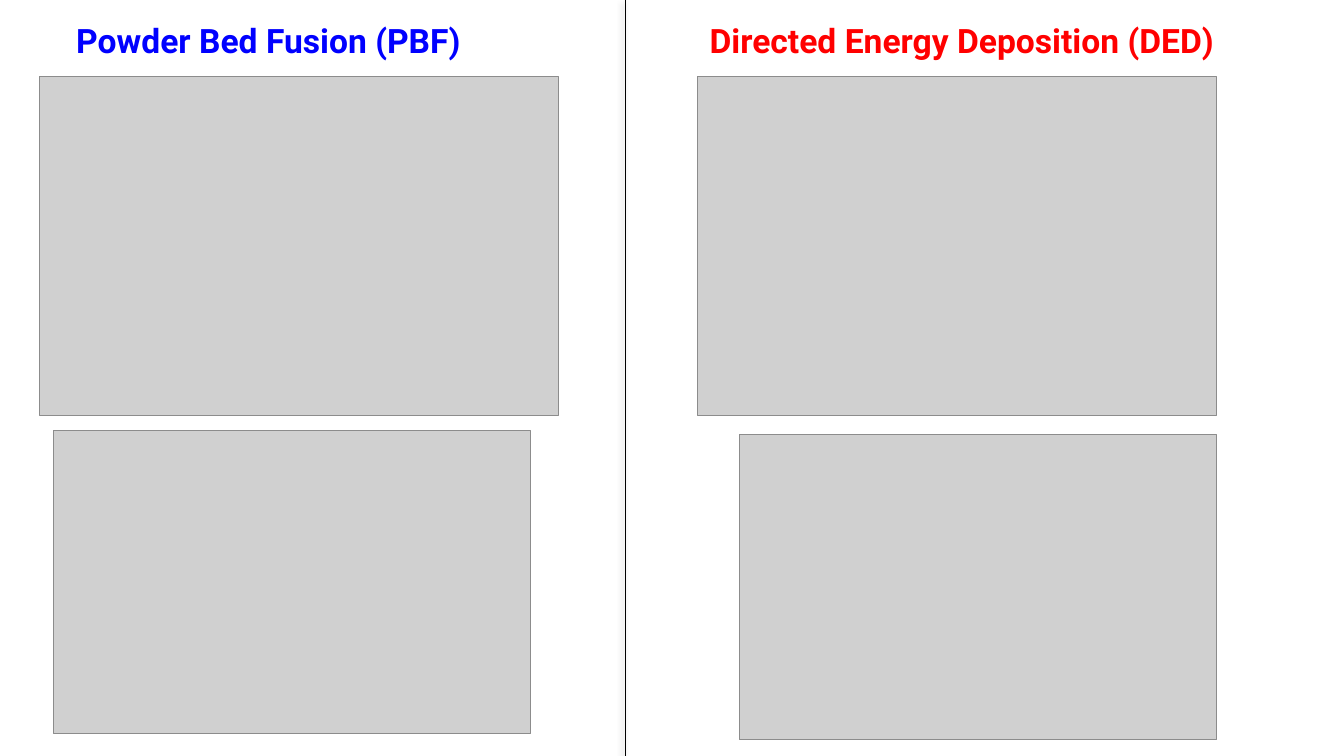
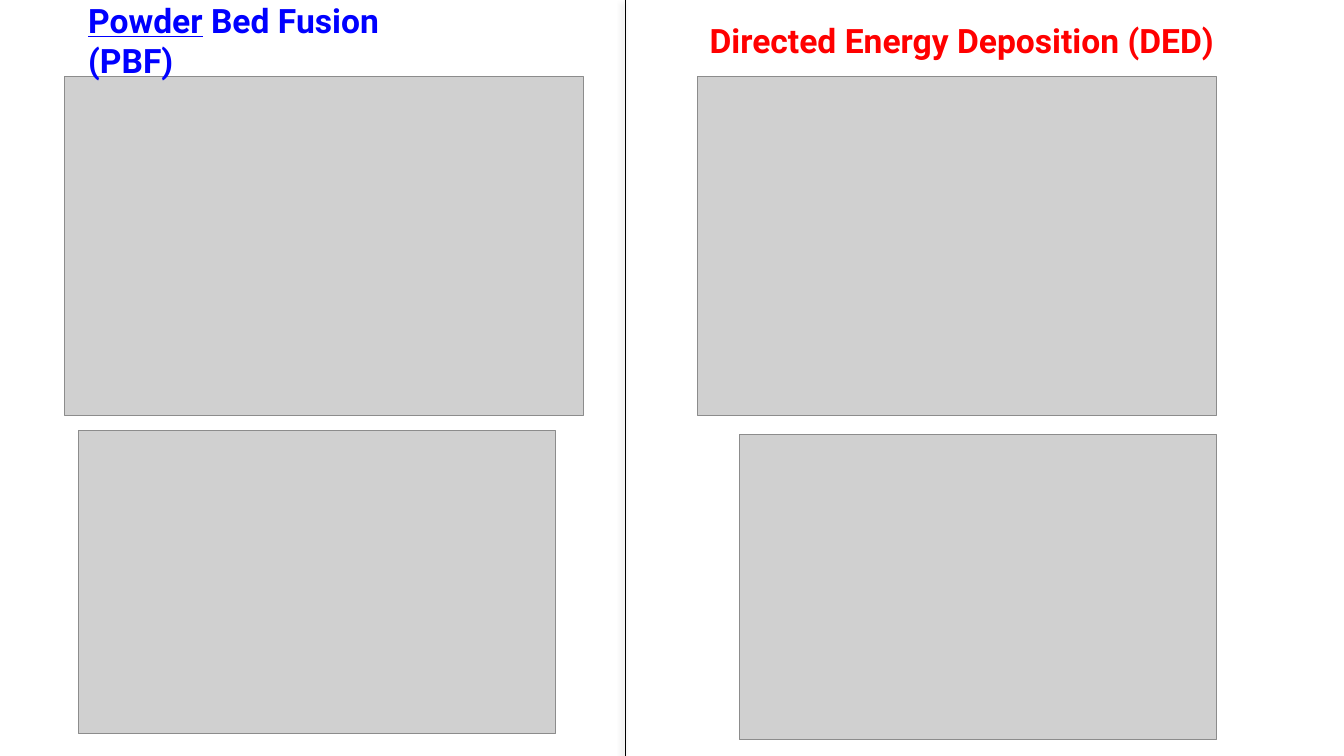
Before and after one commit to grossiRM/AM_FEG, a slide deck: slide 1 of Plano_V02_iii_AM_FEG/e____Modelagem_MA_Resumo_RMG.pptx. Drawn at 1344x756 pixels with LibreOffice and Linux fonts; fonts in the diff are those of the drawing; grey boxes stand for pictures. Boxes give left, top, right and bottom in pixels: in the first picture for what was removed or moved away, otherwise in the second. Text is boxed around its words. In the diff, an @@ line names an element or a change of style, - is before the commit and + after.

```diff
--- a/Plano_V02_iii_AM_FEG/e____Modelagem_MA_Resumo_RMG.pptx
+++ b/Plano_V02_iii_AM_FEG/e____Modelagem_MA_Resumo_RMG.pptx
@@ text "Powder Bed Fusion (PBF)": place and size @@
-text "Powder Bed Fusion (PBF)" at [76,26,460,61]
+text "Powder Bed Fusion (PBF)" at [88,7,379,81]
@@ text "Powder Bed Fusion (PBF)" at [88,7,379,81]: underline on in "Powder" @@
@@ picture: place and size @@
-picture at [39,77,559,415]
+picture at [65,77,584,415]
@@ picture: place and size @@
-picture at [53,431,531,734]
+picture at [78,431,556,734]
```
Also in this commit, not shown: 3 other slides changed, 1 slide added, 1 slide removed, 2 other files.
